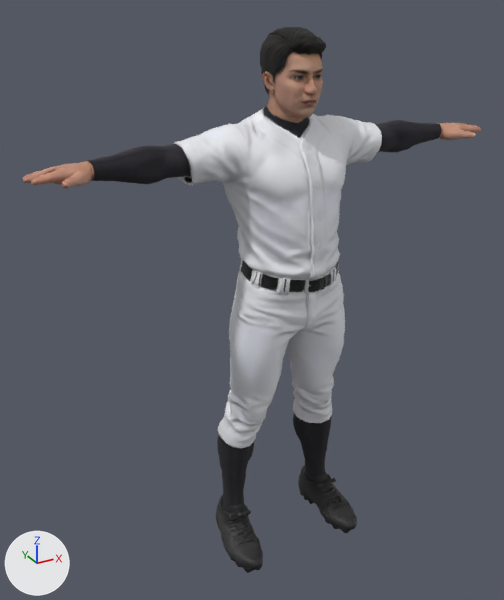
An edit to the glTF model public/assets/models/player.glb, drawn before and after from the same camera.
Before and after are seen from a 50 mm lens placed at (-0.615, -0.98, 1.025), pointed at (-0.053, 0.042, 0.514). Every picture has the same lights, and +X, +Y and +Z are marked at lower left. The picture after the commit comes second. Where no turn or scale is listed for an object, it has been applied to the vertices. Vertices at exactly the same position are counted once.

The first picture shows 'tripo_node_60efff8b-b82e-4d58-ada6-b229f0d582d0'.
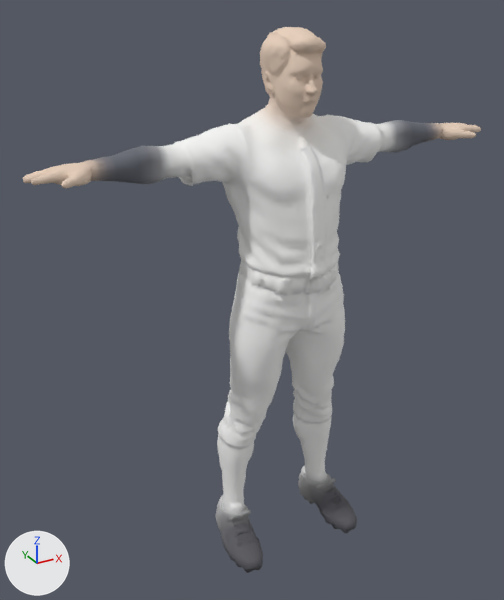
What differs and where, as boxes (x1, y1, x2, y2) in the pictures (504 x 600 px):
```json
{"object": "tripo_node_60efff8b-b82e-4d58-ada6-b229f0d582d0", "change": "surface changed, recoloured", "before": [23, 27, 481, 573], "after": [23, 27, 481, 573], "on screen": "lighter"}
```

Edits to the scene script, one JSON object a line:
```json
{"block": "mat_tripo_node_60efff8b_b82e_4d58_ada6_b229f0d582d0_material", "change": "nodes: BsdfPrincipled, NormalMap, OutputMaterial, SeparateColor, TexImage x3"}
{"block": "mat_tripo_node_60efff8b_b82e_4d58_ada6_b229f0d582d0_material", "change": "uses the picture img_baseball_player_3d_model_basecolor_jpg"}
{"block": "mat_tripo_node_60efff8b_b82e_4d58_ada6_b229f0d582d0_material", "change": "uses the picture img_baseball_player_3d_model_normal_jpg"}
{"block": "mat_tripo_node_60efff8b_b82e_4d58_ada6_b229f0d582d0_material", "change": "uses the picture img_baseball_player_3d_model_rm_jpg"}
{"block": "mat_tripo_node_60efff8b_b82e_4d58_ada6_b229f0d582d0_material", "change": "nodes: BsdfPrincipled, OutputMaterial, VertexColor"}
{"block": "me_meshes_0", "where": "me_meshes_0.from_pydata(...)  # 9236 vertices, 18435 faces; spans x -0.431..0.431, y -0.093..0.093, z 0.0..0.977"}
{"block": "me_meshes_0", "where": "# used by ob_tripo_node_60efff8b_b82e_4d58_ada6_b229f0d582d0; location = (0.0, 0.0, 0.0)"}
{"block": "me_meshes_0", "change": "me_meshes_0 part 1: vertex colours changed"}
```
